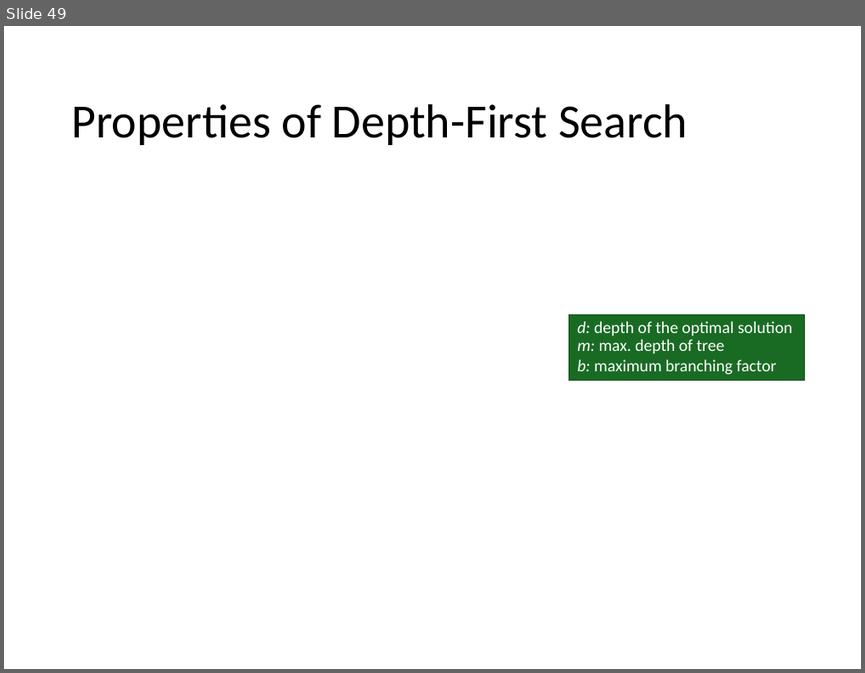
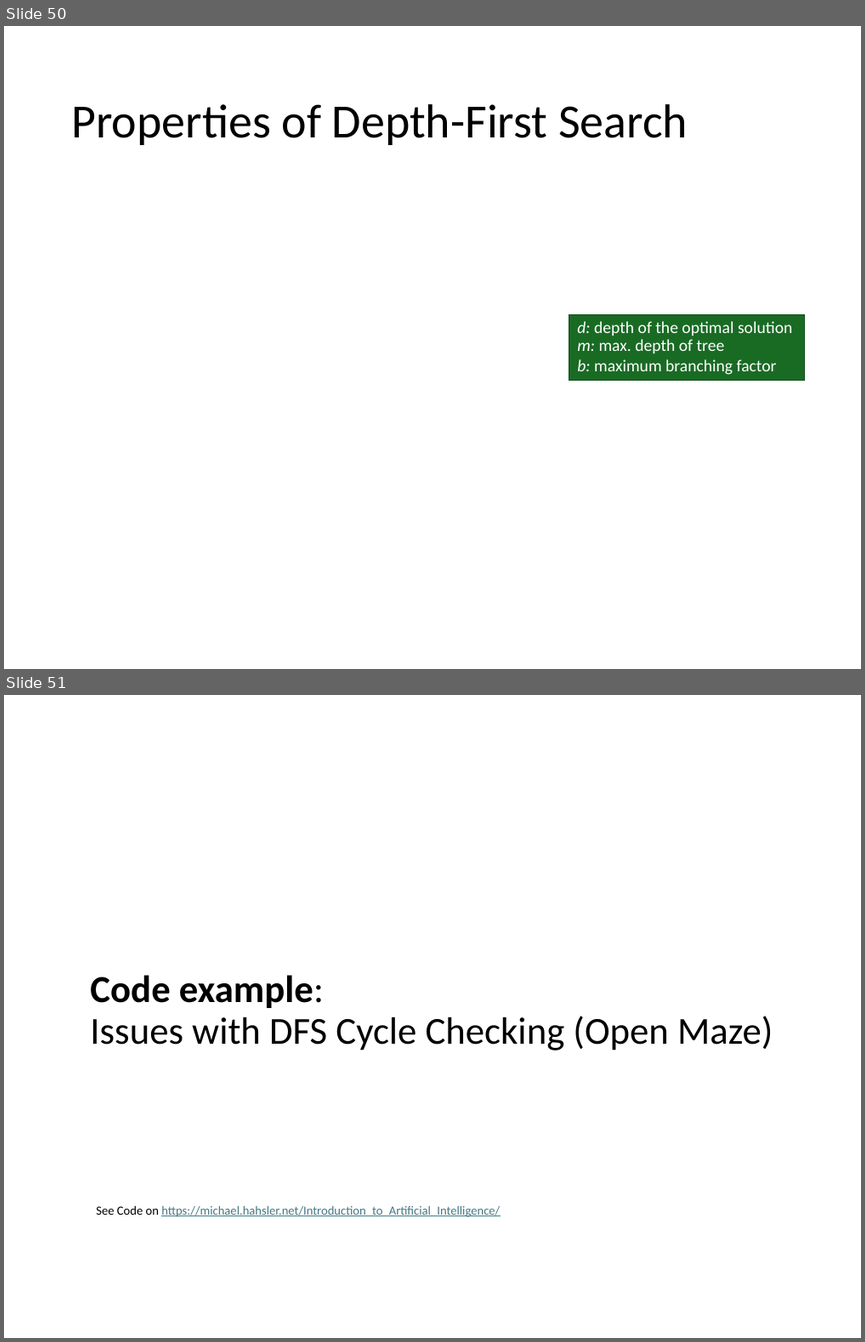
Before and after one commit to kunleola/CS7320, a slide deck: slides/03_search.pptx. Shown one above the other, each under a label of ours: slide 49 before the commit, slides 50 and 51 after it. The pictures are 865x673 and 865x1342 pixels, drawn with LibreOffice and Linux fonts; fonts in the diff are those of the drawing; grey boxes stand for pictures. Boxes give left, top, right and bottom in pixels: in the first picture for what was removed or moved away, otherwise in the second. Text is boxed around its words. In the diff, an @@ line names an element or a change of style, - is before the commit and + after.

```diff
--- a/slides/03_search.pptx
+++ b/slides/03_search.pptx
@@ slide 51 added at [4,695,861,1338], background #FFFFFF @@
@@ title added at [90,975,772,1050], 32 pt, text #000000 @@
+Code example:
+Issues with DFS Cycle Checking (Open Maze)
@@ text added at [96,1205,500,1217], 10.5 pt, text #467886, underline @@
+See Code on https://michael.hahsler.net/Introduction_to_Artificial_Intelligence/
@@ what was slide 49 is now slide 50 @@
```
Also in this commit, not shown: 3 other slides added, 17 other files.
